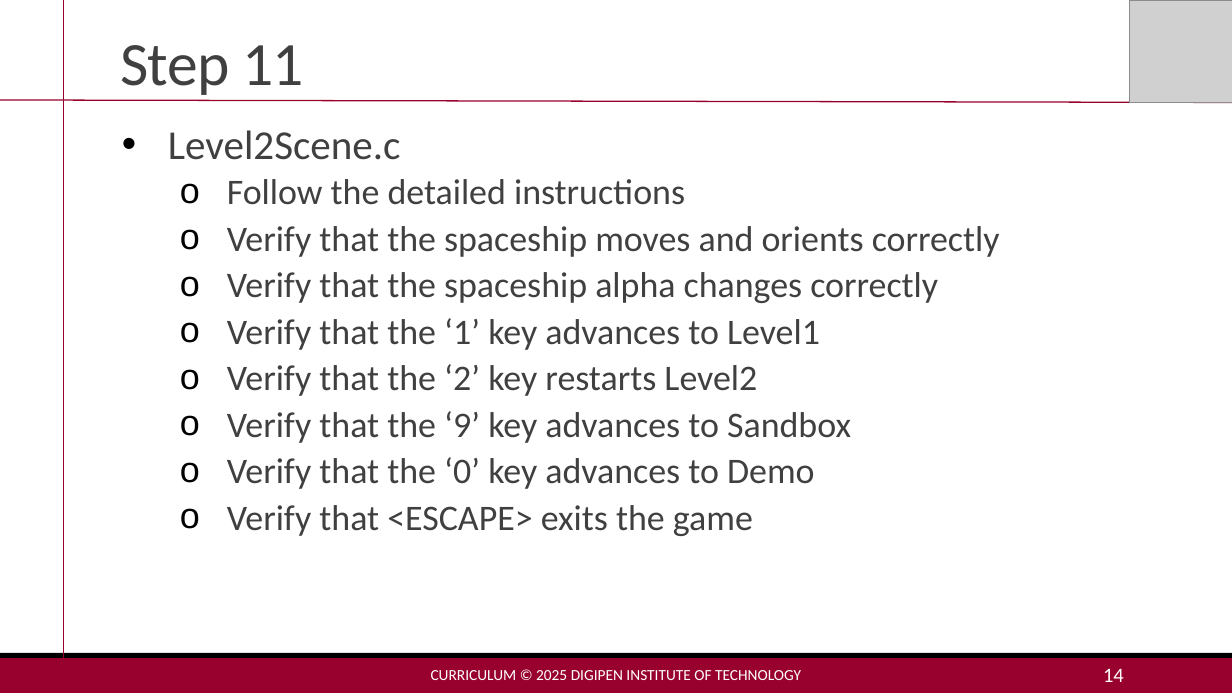
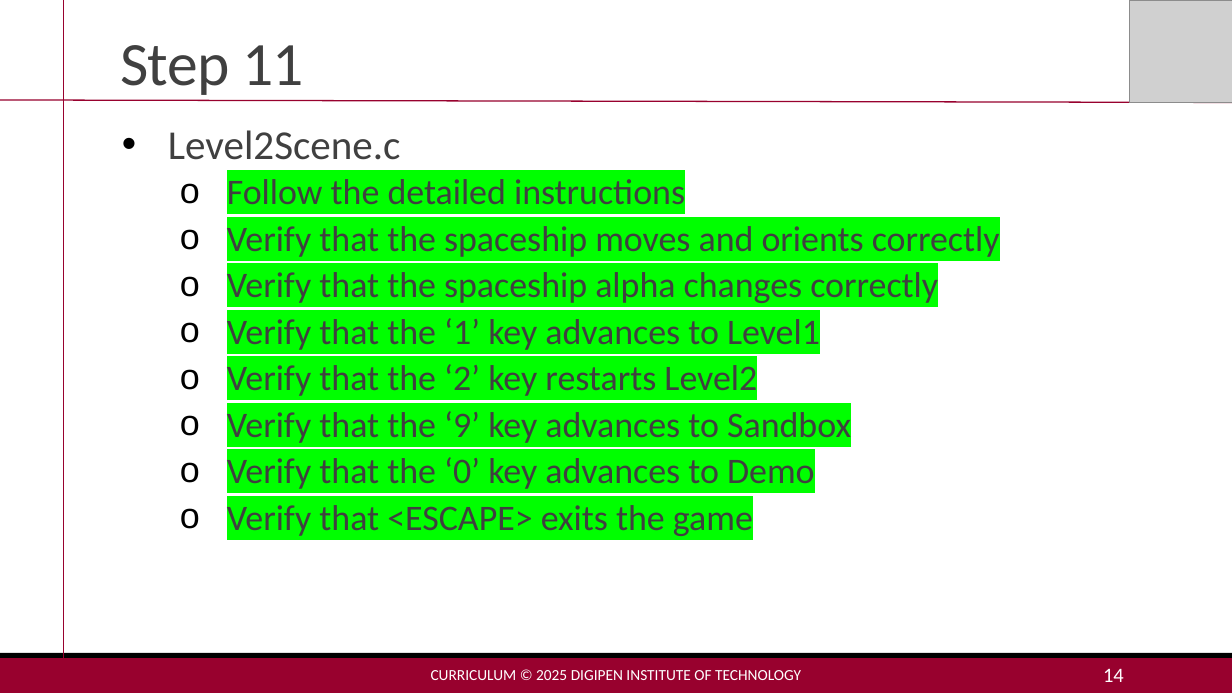
Before and after one commit to MakoJBryant/cs-230-project-game-engine, a slide deck: slide 14 of Project2-Lecture.pptx. Drawn at 1232x693 pixels with LibreOffice and Linux fonts; fonts in the diff are those of the drawing; grey boxes stand for pictures. Boxes give left, top, right and bottom in pixels: in the first picture for what was removed or moved away, otherwise in the second. Text is boxed around its words. In the diff, an @@ line names an element or a change of style, - is before the commit and + after.

Commit message:
✅ complete Level2Scene features

```diff
--- a/Project2-Lecture.pptx
+++ b/Project2-Lecture.pptx
@@ text at bbox=[227, 179, 1000, 536]: highlight none to #00FF00 @@
```
Also in this commit, not shown: 2 other slides changed, 4 other files.
